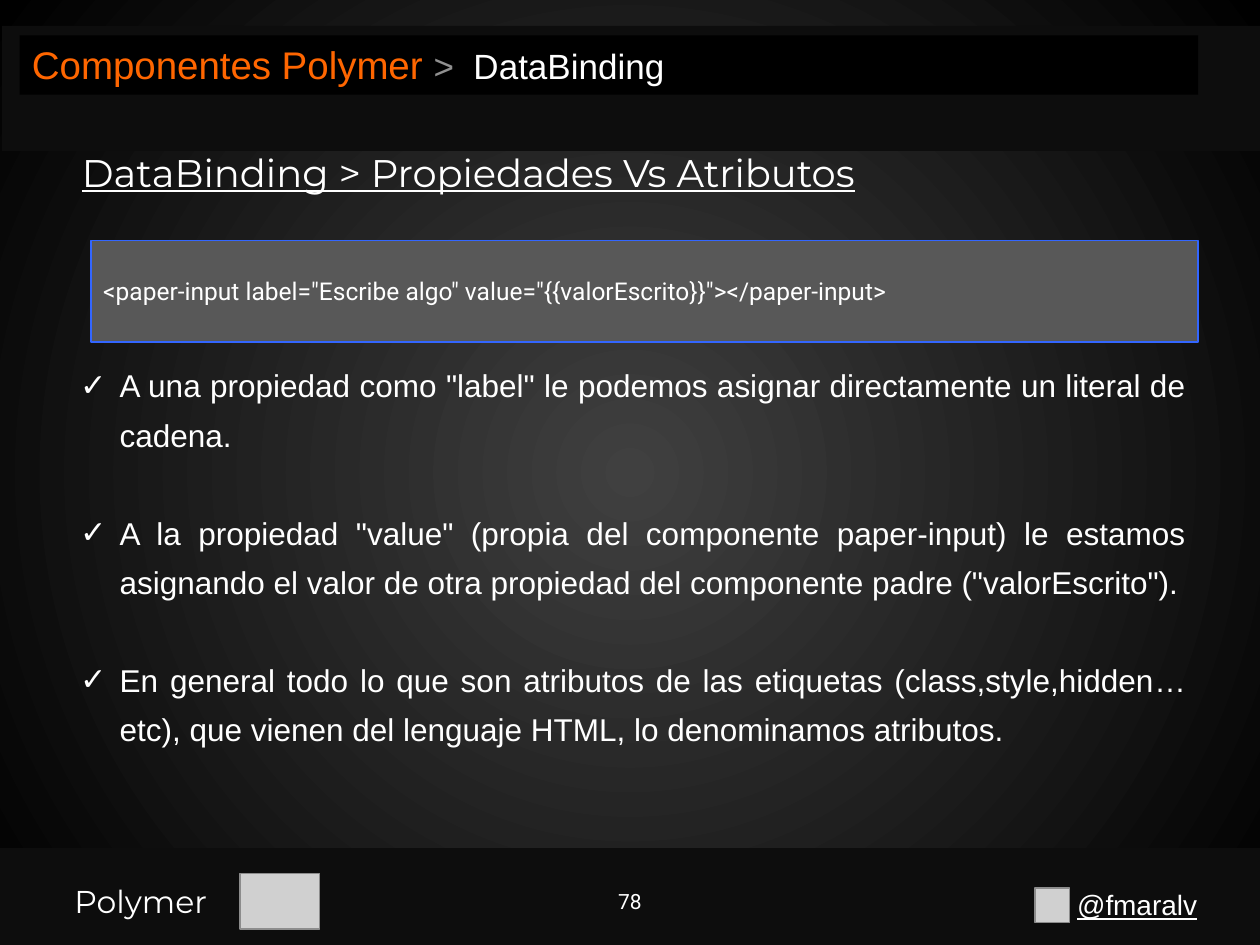
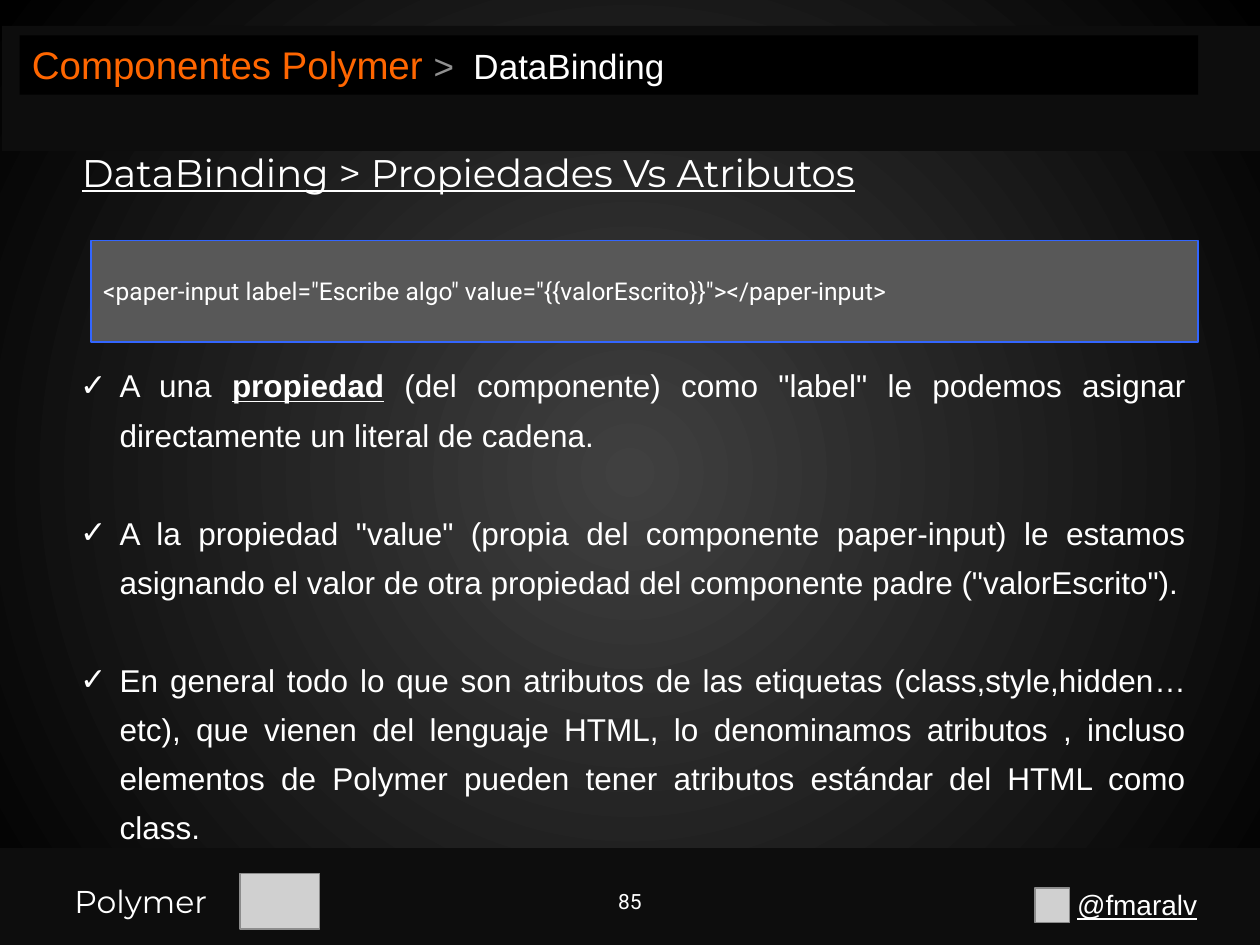
Before and after one commit to fmaralv/Presentacion, a slide deck: slide 85 of Polymer.pptx (slide 78 before the commit). Drawn at 1260x945 pixels with LibreOffice and Linux fonts; fonts in the diff are those of the drawing; grey boxes stand for pictures. Boxes give left, top, right and bottom in pixels: in the first picture for what was removed or moved away, otherwise in the second. Text is boxed around its words. In the diff, an @@ line names an element or a change of style, - is before the commit and + after.

```diff
--- a/Polymer.pptx
+++ b/Polymer.pptx
@@ text at bbox=[120, 374, 1185, 448]: text changed @@
-✓ A una propiedad como "label" le podemos asignar directamente un literal de cadena.
+✓ A una propiedad (del componente) como "label" le podemos asignar directamente un literal de cadena.
@@ text at bbox=[120, 669, 1185, 840]: text changed @@
-✓ En general todo lo que son atributos de las etiquetas (class,style,hidden…etc), que vienen del lenguaje HTML, lo denominamos atributos.
+✓ En general todo lo que son atributos de las etiquetas (class,style,hidden…etc), que vienen del lenguaje HTML, lo denominamos atributos , incluso elementos de Polymer pueden tener atributos estándar del HTML como class.
@@ page number at bbox=[618, 894, 642, 910]: text changed @@
-78
+85
```
Also in this commit, not shown: 4 other slides changed, 15 slides added.
